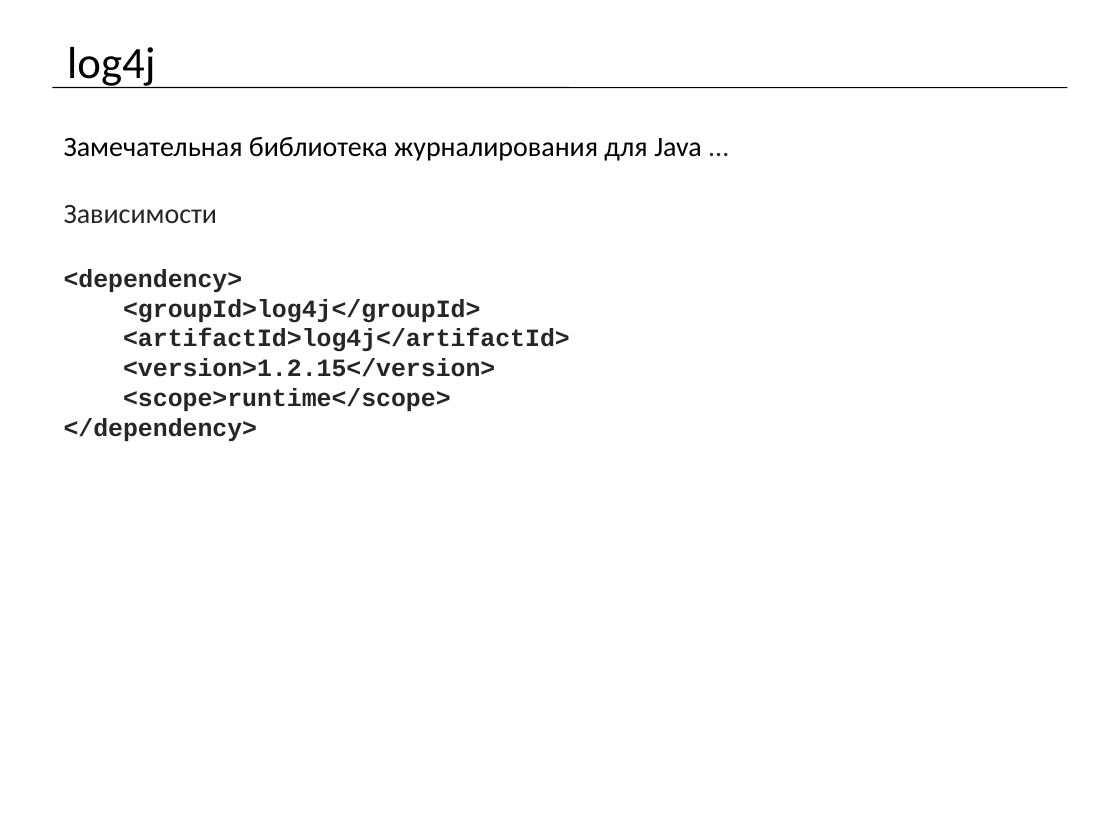
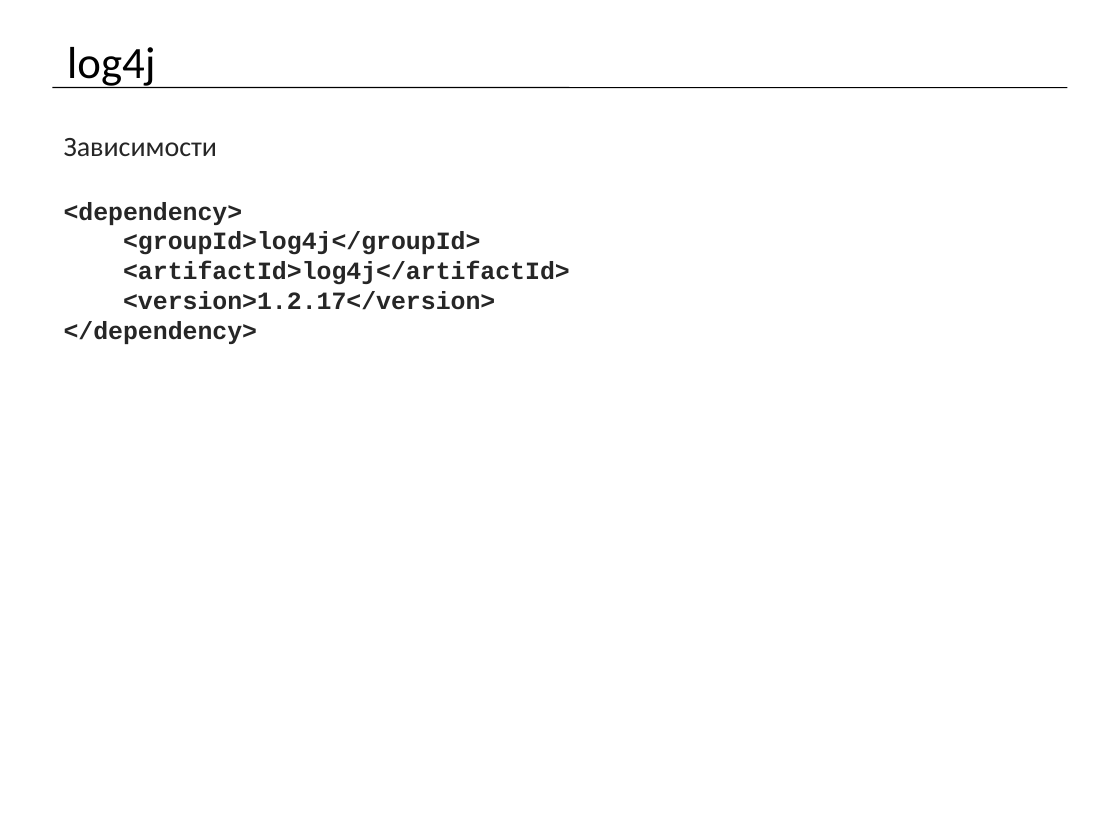
Before and after one commit to mrdekk/j2ee_course, a slide deck: slide 4 of lectures/j2ee. Lecture 3.pptx. Drawn at 1120x840 pixels with LibreOffice and Linux fonts; fonts in the diff are those of the drawing. Boxes give left, top, right and bottom in pixels: in the first picture for what was removed or moved away, otherwise in the second. Text is boxed around its words. In the diff, an @@ line names an element or a change of style, - is before the commit and + after.

```diff
--- a/lectures/j2ee. Lecture 3.pptx
+++ b/lectures/j2ee. Lecture 3.pptx
@@ text at (x1=64, y1=137, x2=701, y2=161): paragraph removed @@
-Замечательная библиотека журналирования для Java ...
@@ text at (x1=123, y1=291, x2=495, y2=310): text changed @@
-<version>1.2.15</version>
-<scope>runtime</scope>
+<version>1.2.17</version>
```
Also in this commit, not shown: 8 other slides changed, 8 slides added, 2 slides removed, 40 other files.
